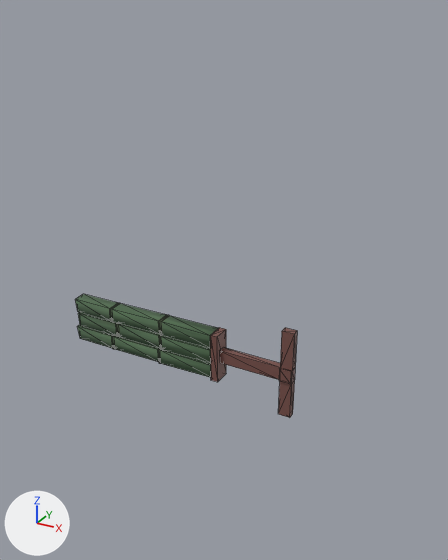
The glTF model assets/obstacles/bamboo_right_3.glb, before and after one commit.
Before and after are seen from a 50 mm lens placed at (4.69, -5.6, 4.79), pointed at (0.93, 1.23, 1.37). Every picture has the same lights, and +X, +Y and +Z are marked at lower left. Mesh edges are drawn as thin lines. Vertices at the same position are counted once.

In view in the first picture: 'Obstacle', 'Stand.004'.
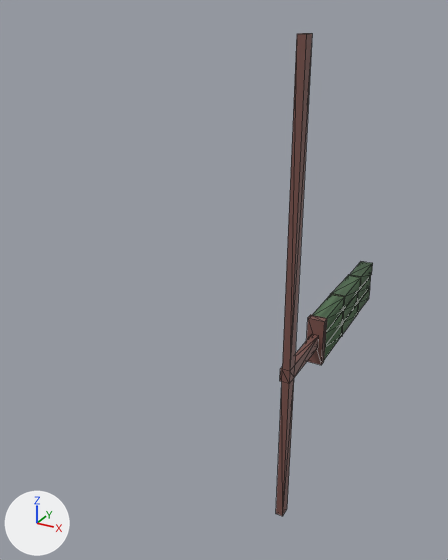
ob_right3 is not drawn itself; it is the parent of ob_obstacle, ob_stand_004.

The change, as JSON lines over the scene's bpy script:
```json
{"block": "me_cube_002", "where": "me_cube_002.from_pydata(...)  # 32 vertices, 56 faces; spans x -0.214..0.797, y -0.108..0.108, z 0.34..1.434"}
{"block": "me_cube_002", "where": "# used by ob_stand_004; parent = ob_right3; location = (-0.73, 0.0, -0.877)"}
{"block": "me_cube_002", "where": "# before: 8 (0.797, -0.045, 0.34) at pixel (289, 417), 9 (0.651, -0.045, 0.34) at pixel (278, 414), 10 (0.797, 0.045, 0.34) at pixel (292, 413), 11 (0.651, 0.045, 0.34)"}
{"block": "me_cube_002", "where": "# before: 12 (0.797, -0.045, 1.434) at pixel (294, 334), 13 (0.651, -0.045, 1.434) at pixel (281, 331), 14 (0.797, 0.045, 1.434) at pixel (297, 330), 15 (0.651, 0.045, 1.434) at pixel (285, 327)"}
{"block": "me_cube_002", "change": "me_cube_002 part 1"}
{"op": "add", "block": "me_cube_002", "code": "for i in [*range(8, 12)]: me_cube_002.vertices[i].co += Vector((0.0, 0.0, -1.475))"}
{"block": "me_cube_002", "change": "me_cube_002 part 2"}
{"op": "add", "block": "me_cube_002", "code": "for i in [*range(12, 16)]: me_cube_002.vertices[i].co += Vector((0.0, 0.0, 3.019))"}
{"op": "set", "path": "ob_right3.rotation_euler", "old": "(0.0, 0.0, 0.0)", "new": "(0.0, 0.0, -1.559)", "note": "degrees (0, 0, 0) -> degrees (0, 0, -89)"}
```

Pixel boxes [x1, y1, x2, y2] of what changed, in the pictures (448 x 560 px; the box of a moved part takes in the faces that stretch with it):
```json
{"object": "Stand.004", "change": "reshaped, turned", "before": [210, 327, 297, 418], "after": [276, 33, 327, 516]}
{"object": "Obstacle", "change": "turned", "before": [75, 294, 218, 377], "after": [312, 262, 373, 360]}
{"part": 1, "of": "me_cube_002", "change": "moved or reshaped", "before": [278, 380, 295, 418], "after": [276, 378, 294, 516]}
{"part": 2, "of": "me_cube_002", "change": "moved or reshaped", "before": [280, 331, 297, 371], "after": [282, 34, 312, 371]}
```
